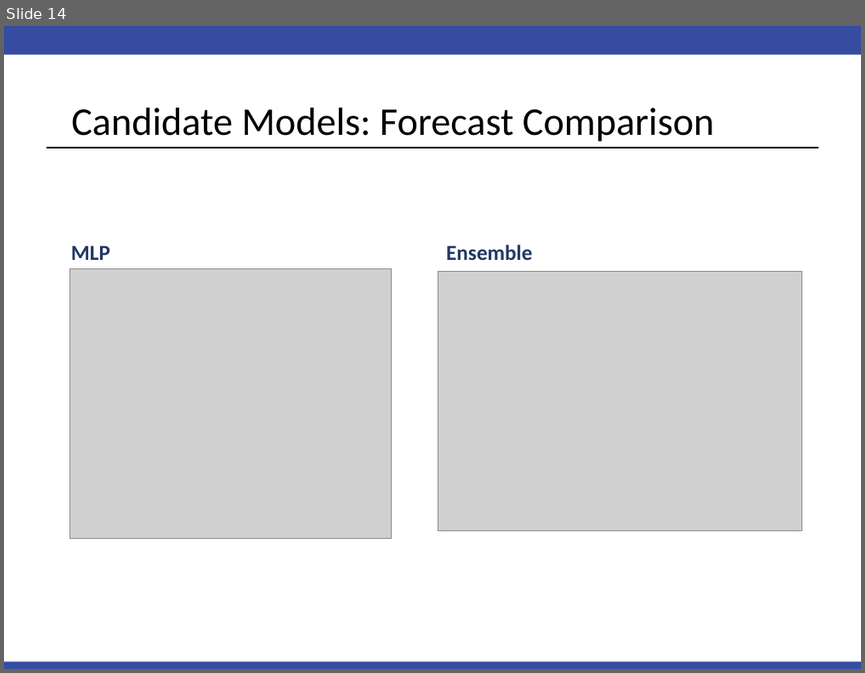
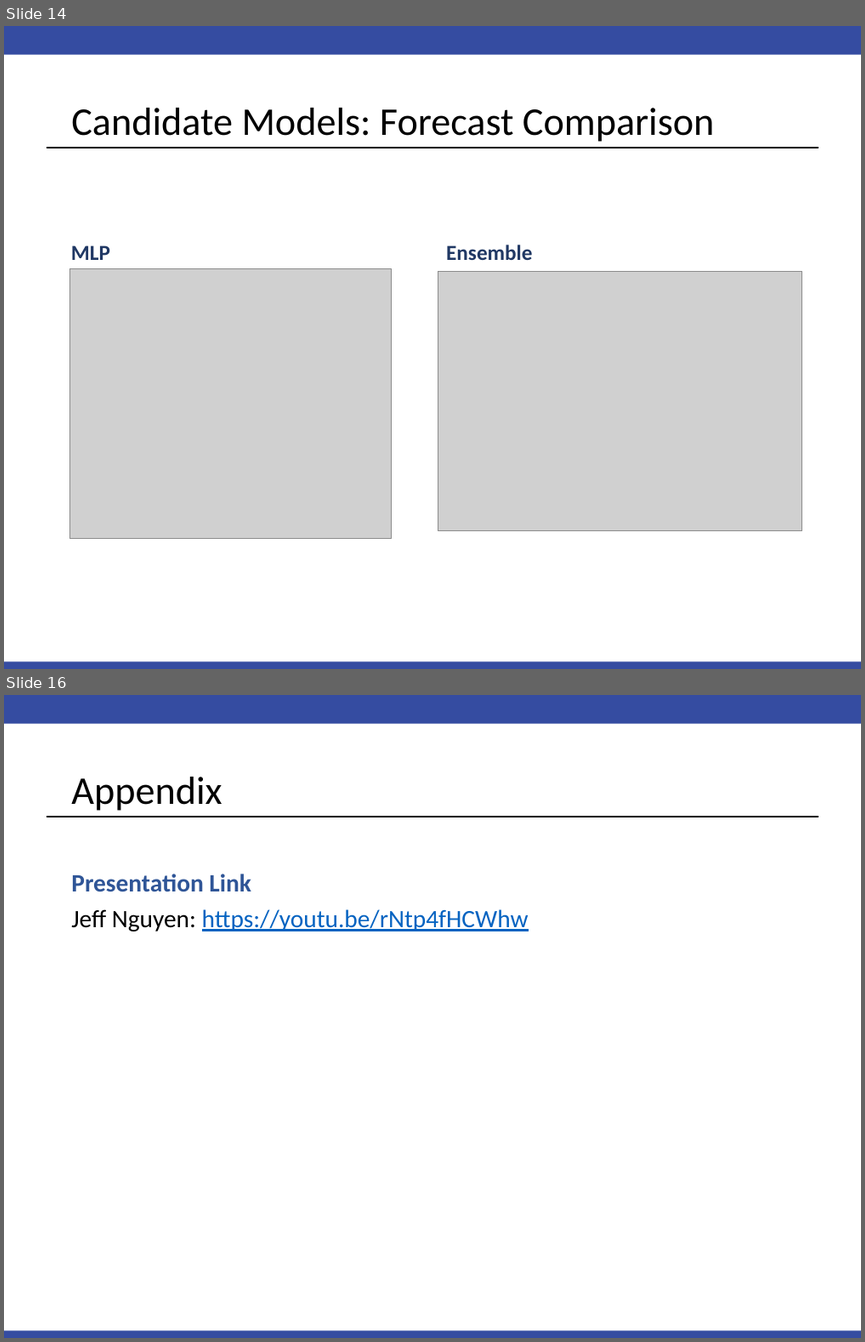
Before and after one commit to PaulAdams4361/Time-Series-Project, a slide deck: FinalPresentation.pptx. Shown one above the other, each under a label of ours: slide 14 before the commit, slides 14 and 16 after it; the slides between them are not shown. The pictures are 865x673 and 865x1342 pixels, drawn with LibreOffice and Linux fonts; fonts in the diff are those of the drawing; grey boxes stand for pictures. Boxes give left, top, right and bottom in pixels: in the first picture for what was removed or moved away, otherwise in the second. Text is boxed around its words. In the diff, an @@ line names an element or a change of style, - is before the commit and + after.

```diff
--- a/FinalPresentation.pptx
+++ b/FinalPresentation.pptx
@@ slide 16 added at (x1=4, y1=695, x2=861, y2=1338), background #FFFFFF; not listed: 3 template elements that a slide beside it also shows @@
@@ title added at (x1=71, y1=777, x2=222, y2=811), 33 pt, text #000000 @@
+Appendix
@@ text added at (x1=71, y1=873, x2=528, y2=931), 21 pt, text #0563C1, underline @@
+Presentation Link
+Jeff Nguyen: https://youtu.be/rNtp4fHCWhw
```
Also in this commit, not shown: 5 slides changed.
